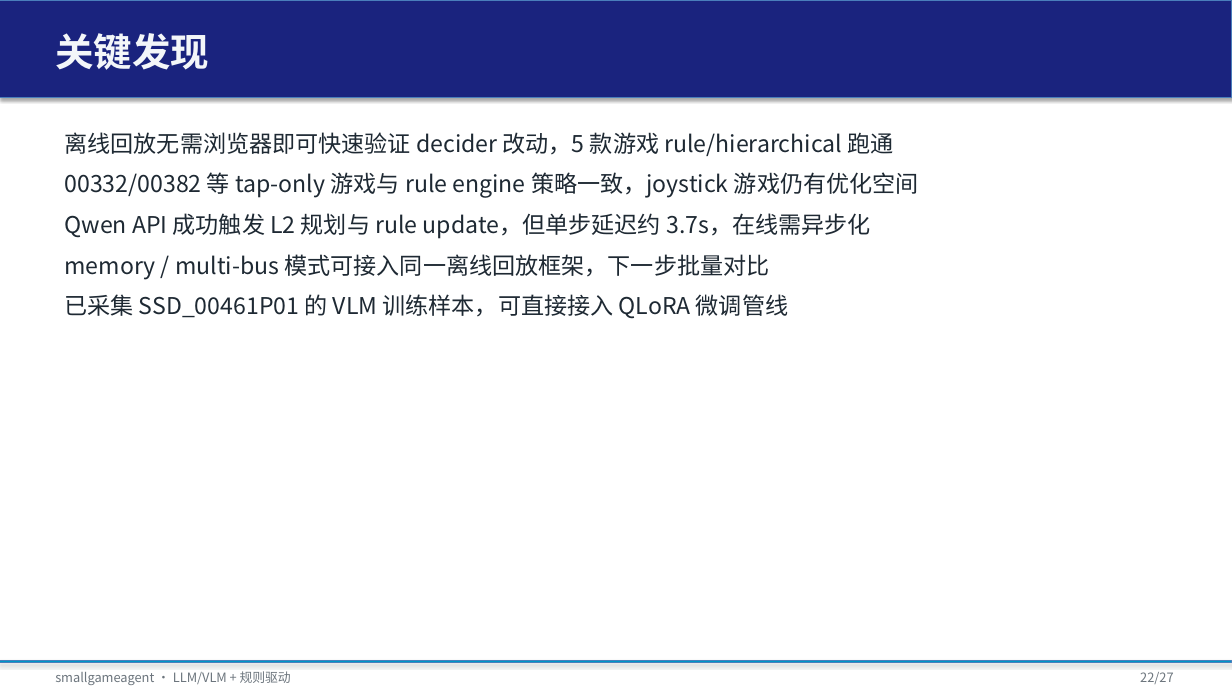
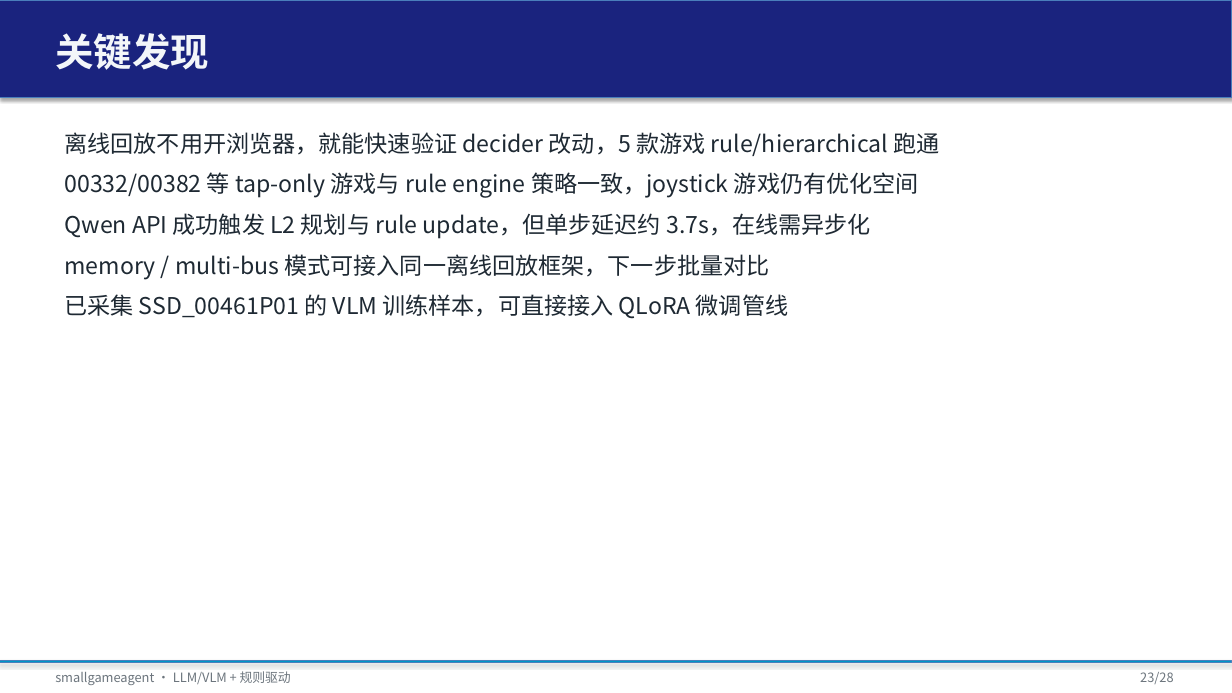
Before and after one commit to tzhazuma/smallgameagent, a slide deck: slide 23 of reports/smallgameagent_report.pptx (slide 22 before the commit). Drawn at 1232x693 pixels with LibreOffice and Linux fonts; fonts in the diff are those of the drawing. Boxes give left, top, right and bottom in pixels: in the first picture for what was removed or moved away, otherwise in the second. Text is boxed around its words. In the diff, an @@ line names an element or a change of style, - is before the commit and + after.

Commit message:
feat: L2 code-file rule update with runtime_rules.json
- Add configs/runtime_rules.json as allow-listed tunable config.
- RuleEngine reads runtime parameters via _param(): memory > file > default.
- RuleUpdateApplier supports safe code-file patches (allowlist, confidence>=0.9,
  auto-backup, unique search block, pending queue).
- Add src/experiments/exp_code_file_rule_update.py: mock L2 changes
  stuck_escape_threshold 5->3 on SSD_00461P01 offline replay; verified
  immediate effect and automatic restore.
- Update REPORT.md / EXPERIMENT_RESULTS.md / PPT with code-file update design
  and results; humanize several slide bullets.
- Tests: 47 passed; ruff clean.

```diff
--- a/reports/smallgameagent_report.pptx
+++ b/reports/smallgameagent_report.pptx
@@ text at (x1=64, y1=132, x2=940, y2=156): text changed @@
-离线回放无需浏览器即可快速验证 decider 改动，5 款游戏 rule/hierarchical 跑通
+离线回放不用开浏览器，就能快速验证 decider 改动，5 款游戏 rule/hierarchical 跑通
@@ text at (x1=1140, y1=672, x2=1173, y2=684): text changed @@
-22/27
+23/28
```
Also in this commit, not shown: 25 other slides changed, 1 slide added, 10 other files.
